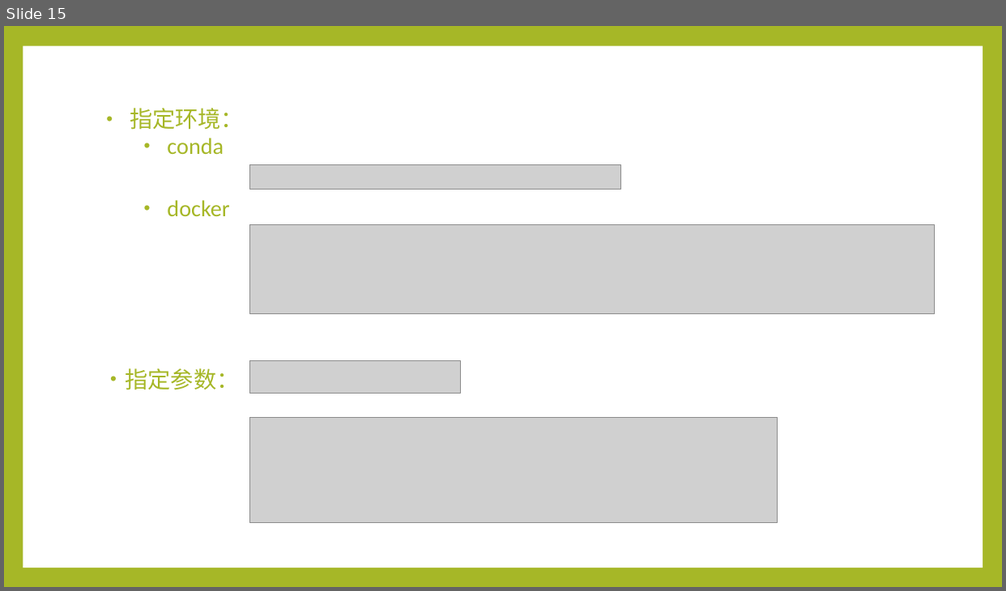
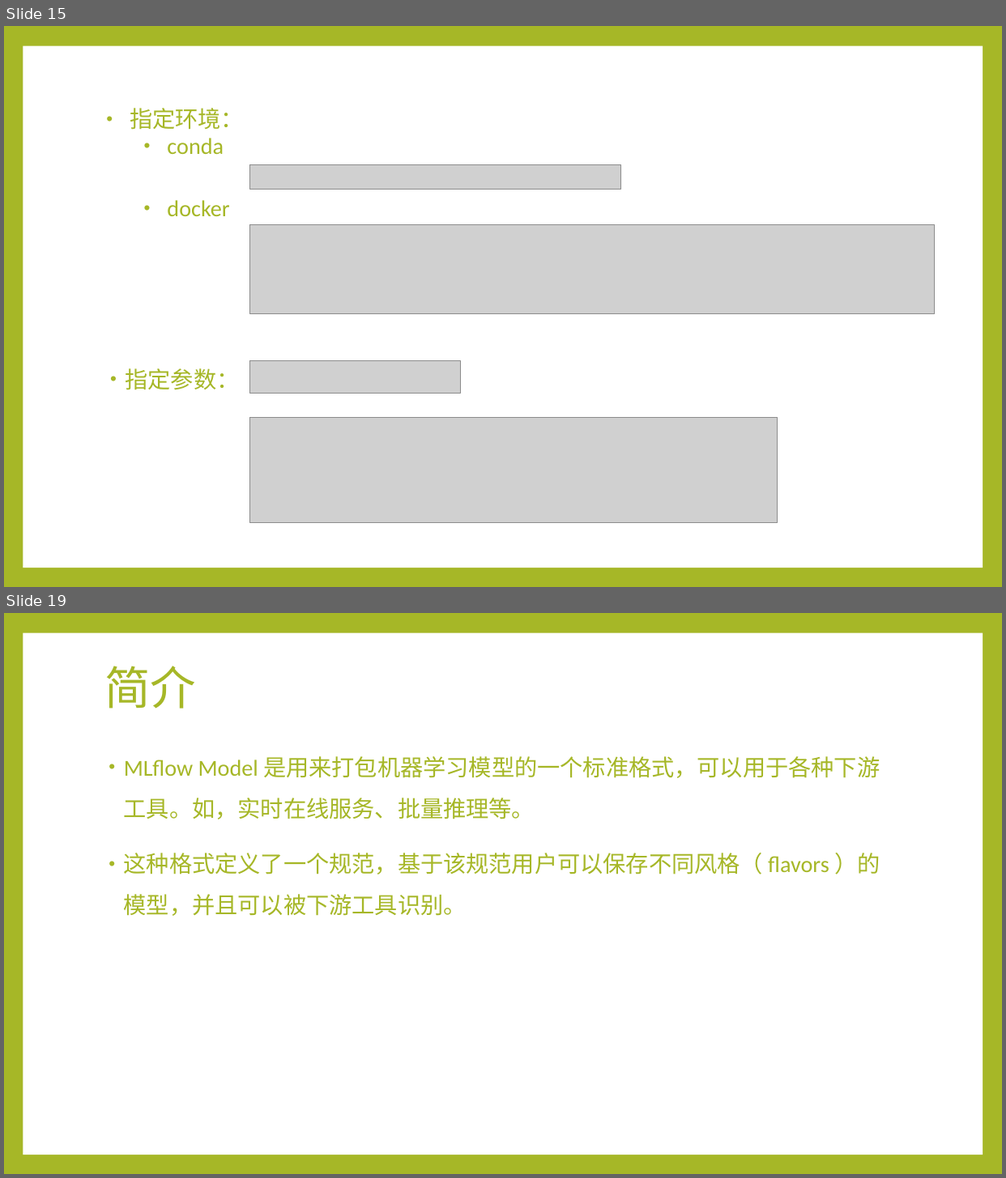
Before and after one commit to Alan-buaa/book, a slide deck: mlflow/MLflowpptx.pptx. Shown one above the other, each under a label of ours: slide 15 before the commit, slides 15 and 19 after it; the slides between them are not shown. The pictures are 1006x591 and 1006x1178 pixels, drawn with LibreOffice and Linux fonts; fonts in the diff are those of the drawing; grey boxes stand for pictures. Boxes give left, top, right and bottom in pixels: in the first picture for what was removed or moved away, otherwise in the second. Text is boxed around its words. In the diff, an @@ line names an element or a change of style, - is before the commit and + after.

```diff
--- a/mlflow/MLflowpptx.pptx
+++ b/mlflow/MLflowpptx.pptx
@@ slide 19 added at (4,613,1002,1174), background #A6B727; not listed: 1 template element that a slide beside it also shows @@
@@ title added at (104,666,196,709), 44 pt, text #A6B727 @@
+简介
@@ text added at (124,756,880,916), 22 pt, text #A6B727 @@
+• MLflow Model 是用来打包机器学习模型的一个标准格式，可以用于各种下游工具。如，实时在线服务、批量推理等。
+• 这种格式定义了一个规范，基于该规范用户可以保存不同风格（ flavors ）的模型，并且可以被下游工具识别。
```
Also in this commit, not shown: 3 slides changed, 13 other slides added, 1 slide removed.
